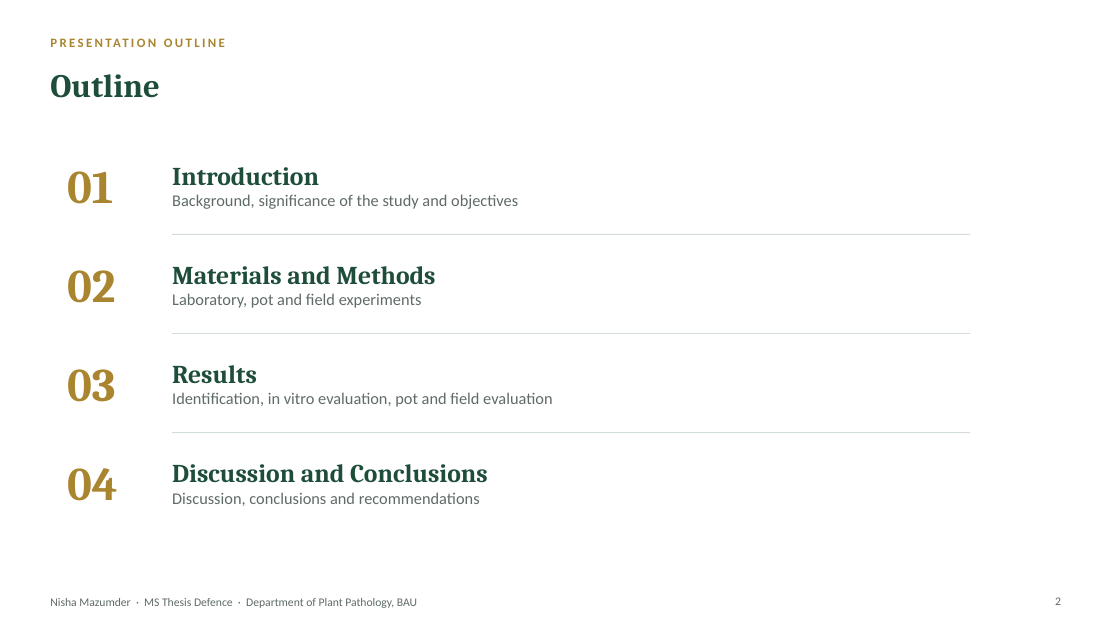
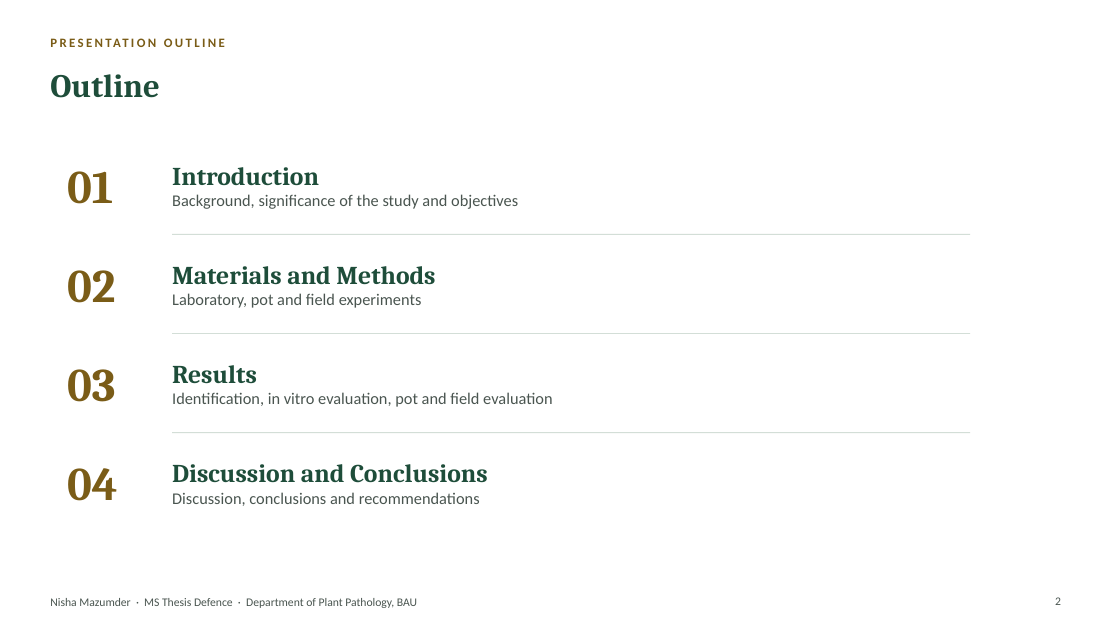
Before and after one commit to bipro-b/nm-documenents, a slide deck: slide 2 of docs/Nisha_MS_Thesis_Defence.pptx. Drawn at 1120x630 pixels with LibreOffice and Linux fonts; fonts in the diff are those of the drawing; background and template pictures are left out. Boxes give left, top, right and bottom in pixels: in the first picture for what was removed or moved away, otherwise in the second. Text is boxed around its words. In the diff, an @@ line names an element or a change of style, - is before the commit and + after.

```diff
--- a/docs/Nisha_MS_Thesis_Defence.pptx
+++ b/docs/Nisha_MS_Thesis_Defence.pptx
@@ text at (172,194,518,209): text colour #5F6B66 to #4A5550 in "Background, significance of the study and objectives" @@
@@ text at (172,293,422,308): text colour #5F6B66 to #4A5550 in "Laboratory, pot and field experiments" @@
@@ text at (172,392,552,407): text colour #5F6B66 to #4A5550 in "Identification, in vitro evaluation, pot and field ..." @@
@@ text colour #A9852F to #7A5C17 in 5 elements at (50,30,1070,54), (67,171,113,204), (67,270,115,303), (67,369,116,402), (67,468,118,501) @@
@@ text at (172,492,480,506): text colour #5F6B66 to #4A5550 in "Discussion, conclusions and recommendations" @@
@@ text "Nisha Mazumder · MS Thesis ..." at (50,598,417,608): text colour #5F6B66 to #4A5550 @@
@@ page number at (1055,597,1061,605): text colour #5F6B66 to #4A5550 @@
```
Also in this commit, not shown: 37 other slides changed, 2 other files.
